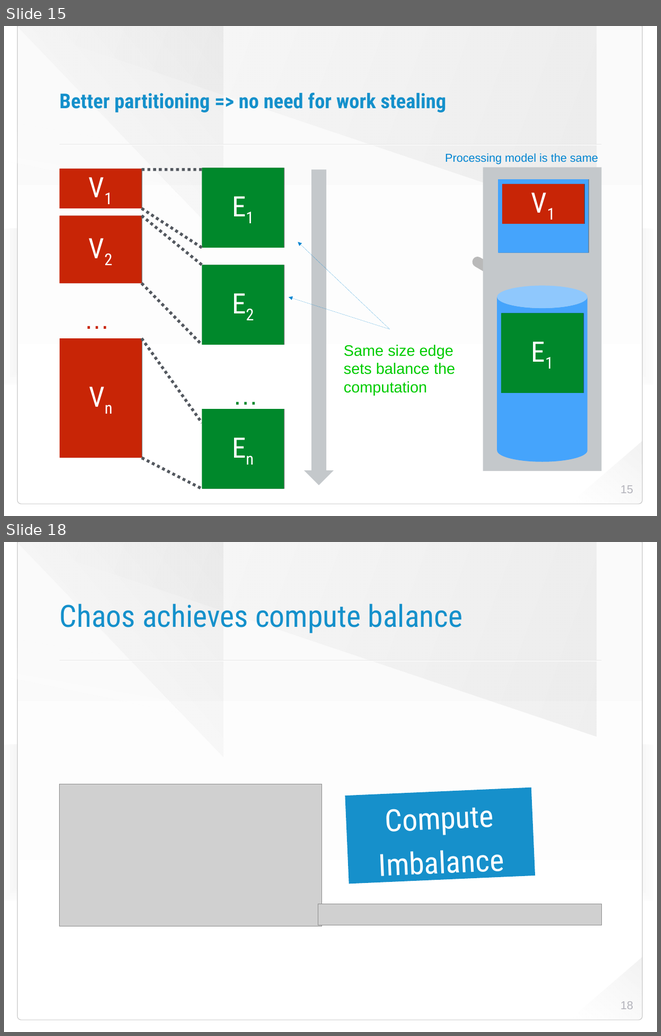
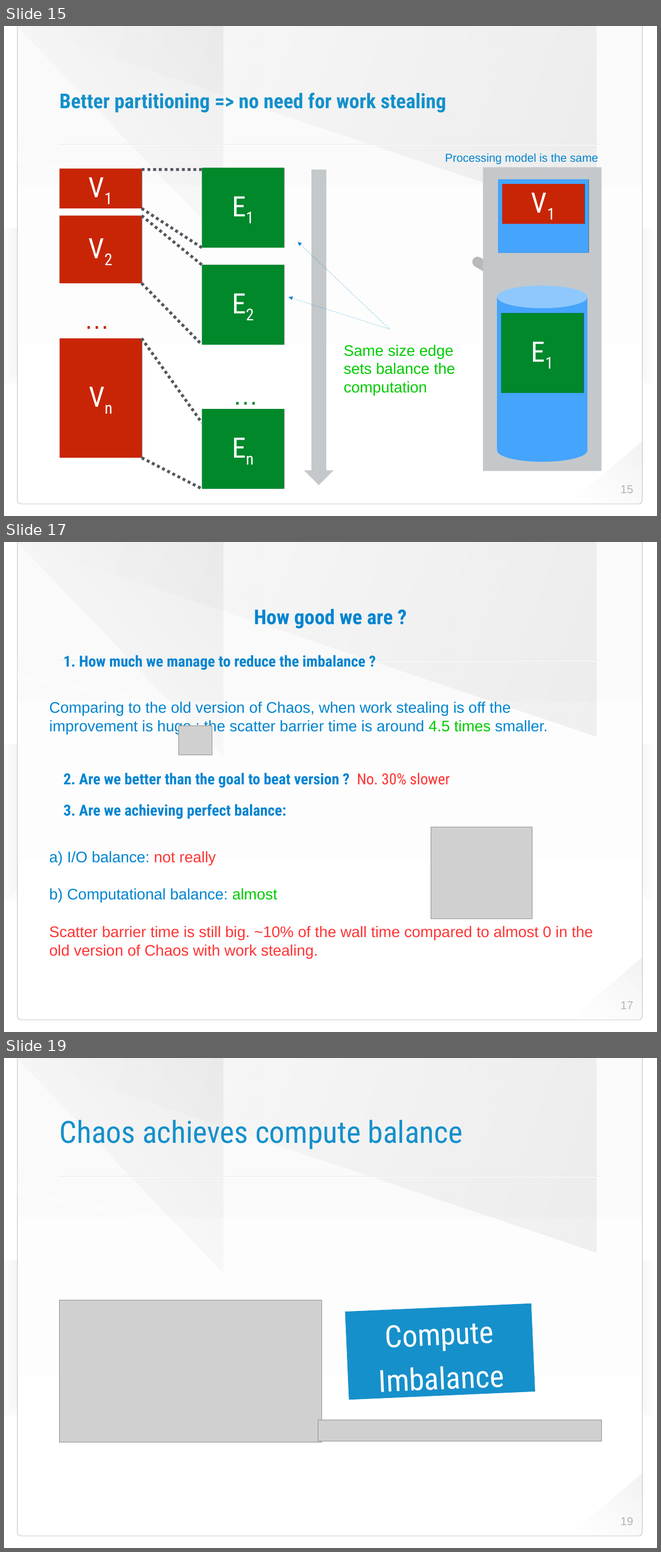
Before and after one commit to HaprianVlad/chaos, a slide deck: presentation.odp. Shown one above the other, each under a label of ours: slides 15 and 18 before the commit, slides 15, 17 and 19 after it; the slides between them are not shown. The pictures are 661x1036 and 661x1552 pixels, drawn with LibreOffice and Linux fonts; fonts in the diff are those of the drawing; grey boxes stand for pictures; background and template pictures are left out. Boxes give left, top, right and bottom in pixels: in the first picture for what was removed or moved away, otherwise in the second. Text is boxed around its words. In the diff, an @@ line names an element or a change of style, - is before the commit and + after.

```diff
--- a/presentation.odp
+++ b/presentation.odp
@@ slide 17 added at (4, 542, 657, 1032), background picture (left out); not listed: 8 template elements that a slide beside it also shows @@
@@ title added at (254, 609, 393, 628), 32 pt, text #0084D1, bold @@
+How good we are ?
@@ text added at (49, 655, 593, 958), 24 pt, text #0084D1 @@
+1. How much we manage to reduce the imbalance ?
+Comparing to the old version of Chaos, when work stealing is off the improvement is huge : the scatter barrier time is around 4.5 times smaller.
+2. Are we better than the goal to beat version ? No. 30% slower
+3. Are we achieving perfect balance:
+a) I/O balance: not really
+b) Computational balance: almost
+Scatter barrier time is still big. ~10% of the wall time compared to almost 0 in the old version of Chaos with work stealing.
@@ picture added at (178, 726, 212, 755) @@
@@ picture added at (431, 827, 532, 918) @@
@@ page number added at (620, 1001, 633, 1009), 18 pt, text #B3B3BB @@
+17
@@ what was slide 18 is now slide 19 @@
@@ page number at (620, 1517, 633, 1525): text changed @@
-18
+19
```
Also in this commit, not shown: 2 slides changed, 1 other slide added, 1 slide removed, 1 other file.
